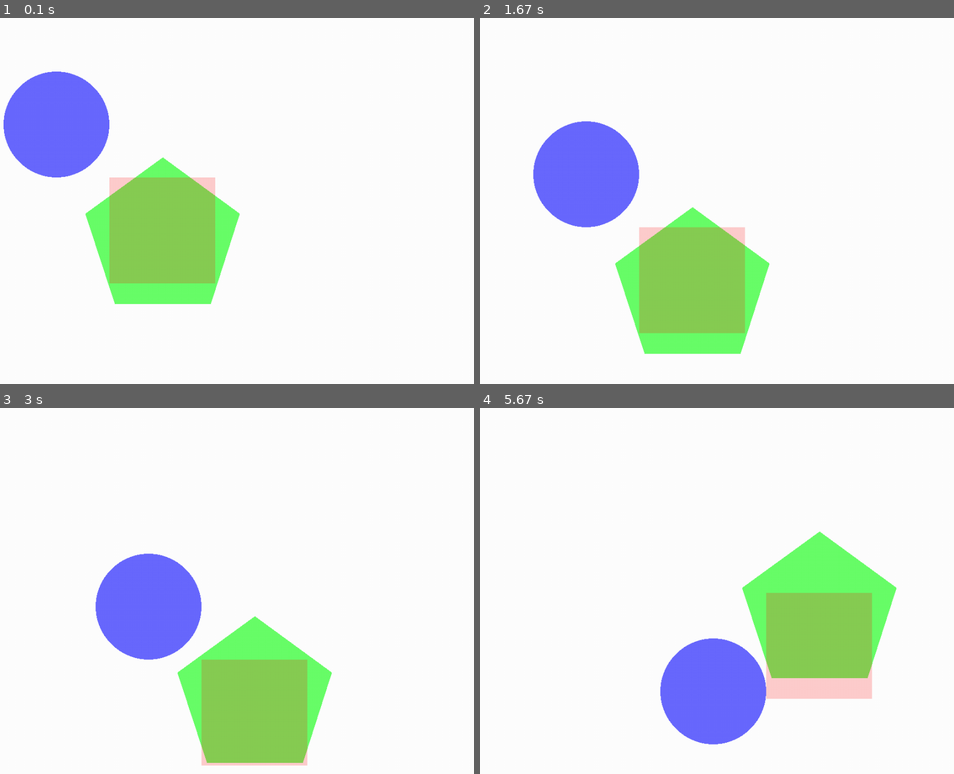
Above: before the commit, frames 1-4 (two rows, left to right).
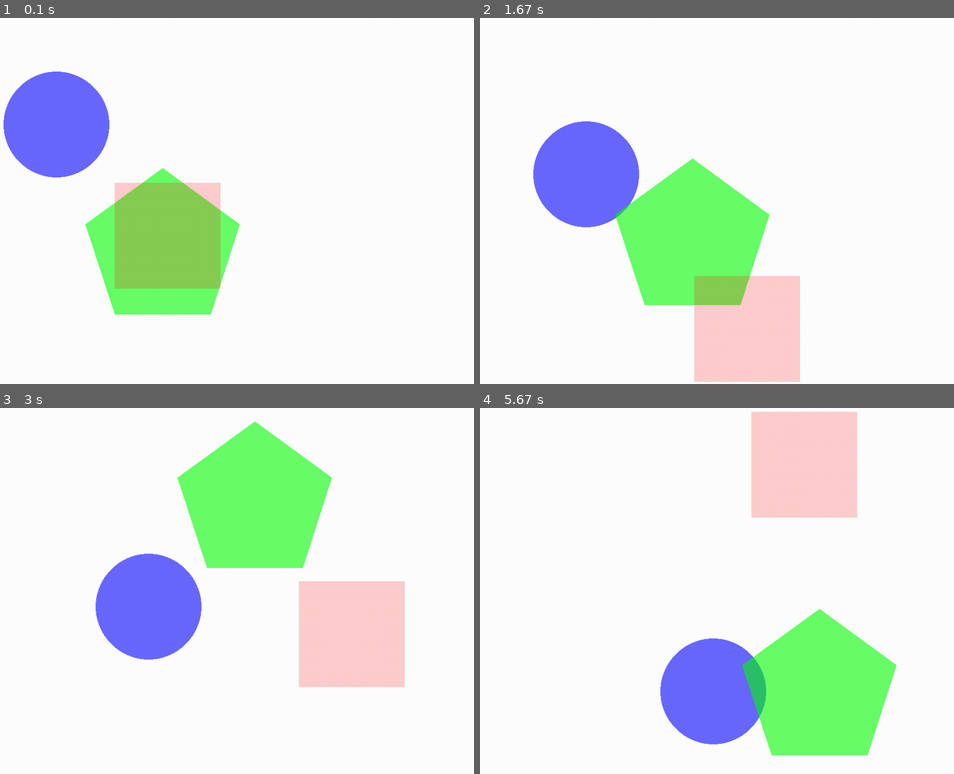
Above: after the commit, the same moments.

Repository: Spyder337/SimplePyGame
Game: pygame game, started from main.py
The game is run twice, just before and just after one commit, with the same random seed, the same clock (stepped at 60 frames per second) and the same inputs.
Inputs:
- Up to frame 1 (0.1 s): no input
- Up to frame 2 (1.67 s): no input
- Up to frame 3 (3 s): no input
- Up to frame 4 (5.67 s): no input

The runs differ from the first frame. In frame 1, 3.0% of the frame differs, in the area x 17-51%, y 38-82%; in frame 2, 15%; in frame 3, 24%, in the area x 37-86%, y 3-98%; in frame 4, 22%.

Commit message:
Added random velocity.

Diff:
--- a/game_object.py
+++ b/game_object.py
@@ -12,6 +12,10 @@
     def __init__(self, prim):
         self.primitive = prim
         pass
+
+    def __init__(self, prim, velocity):
+        self.primitive = prim
+        self.velocity = velocity
 
     def update(self, displaySurf):
         if(self.can_collide):           #   Check if a collision check needs to happen
--- a/window.py
+++ b/window.py
@@ -1,3 +1,4 @@
+from random import randint, random
 import pygame,sys
 from pygame.locals import *
 
@@ -61,5 +62,7 @@
         self.shapes[id] = shape
 
     def createGameObj(self, id, prim):
-        gameObj = GameObject(prim)      #   Instantiate the game object
+        velX = randint(1, 3)
+        velY = randint(1, 3)
+        gameObj = GameObject(prim, (velX, velY))      #   Instantiate the game object
         self.game_objs[id] = gameObj    #   Add the object to the dict of objects
